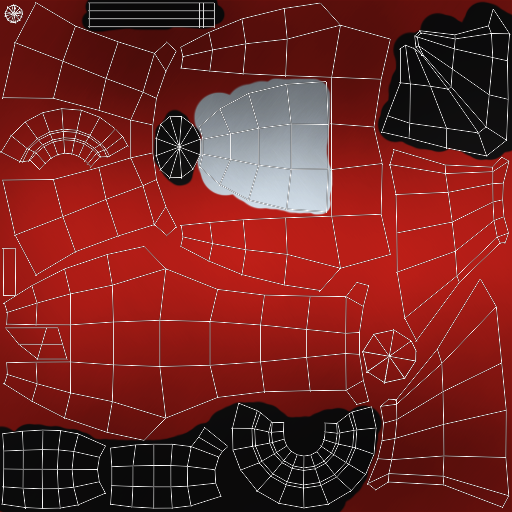
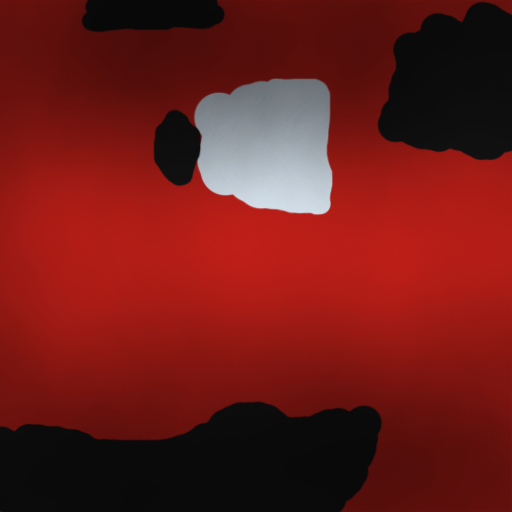
Before/after of a 512 × 512 layered artwork. What changed in the layer stack:
hid "Layer 1" over [0, 1, 511, 509]
